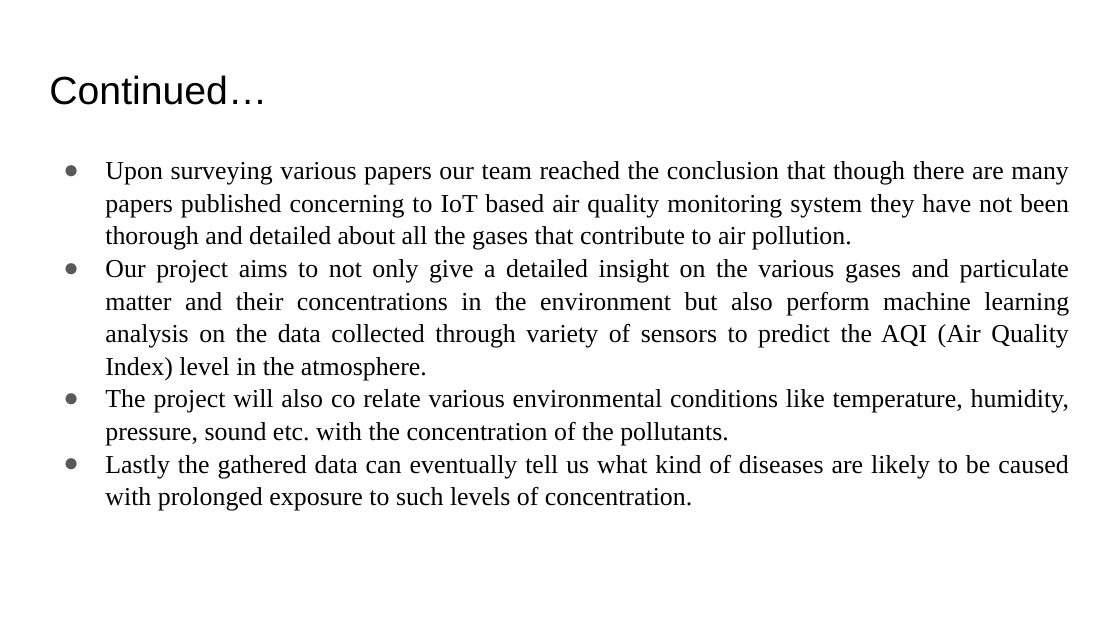
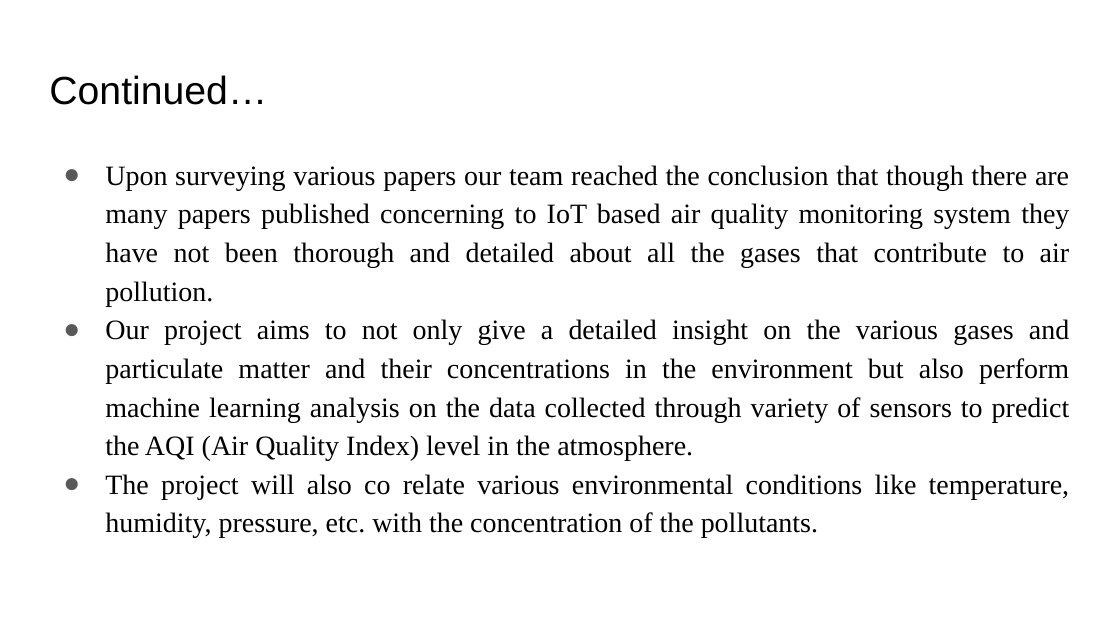
Before and after one commit to Avikr76/Major_project, a slide deck: slide 6 of Major Project Phase 2.pptx. Drawn at 1120x630 pixels with LibreOffice and Linux fonts; fonts in the diff are those of the drawing. Boxes give left, top, right and bottom in pixels: in the first picture for what was removed or moved away, otherwise in the second. Text is boxed around its words. In the diff, an @@ line names an element or a change of style, - is before the commit and + after.

```diff
--- a/Major Project Phase 2.pptx
+++ b/Major Project Phase 2.pptx
@@ text at box(105, 165, 1070, 461): size 16.6 to 18 pt in "Upon surveying various papers our team reached ...", "Our project aims to not only give ..."; line spacing 1.05 to 1.15 @@
@@ text at box(105, 474, 1069, 538): text changed; size 16.6 to 18 pt @@
-● The project will also co relate various environmental conditions like temperature, humidity, pressure, sound etc. with the concentration of the pollutants.
-● Lastly the gathered data can eventually tell us what kind of diseases are likely to be caused with prolonged exposure to such levels of concentration.
+● The project will also co relate various environmental conditions like temperature, humidity, pressure, etc. with the concentration of the pollutants.
```
Also in this commit, not shown: 9 other slides changed.
